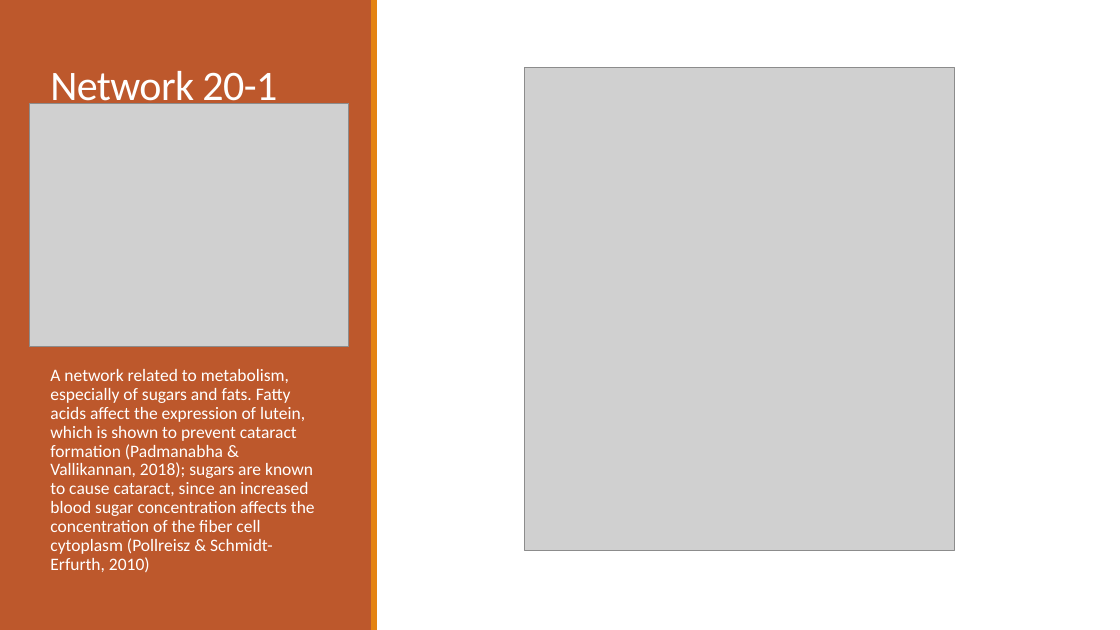
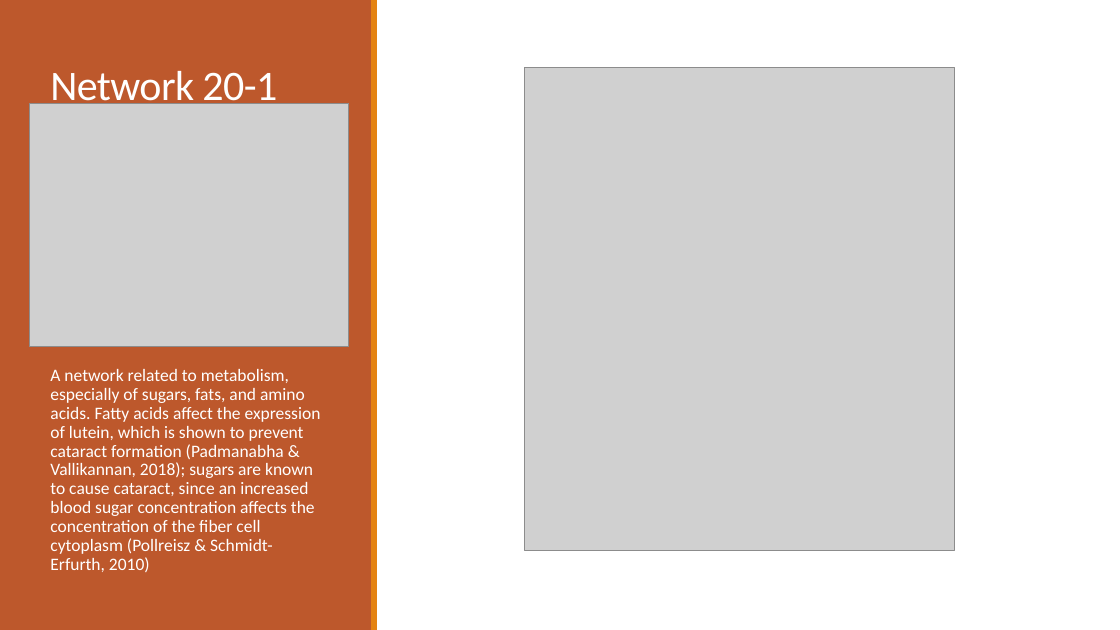
Before and after one commit to dyaom/REHS-2019, a slide deck: slide 16 of Cataract.pptx. Drawn at 1120x630 pixels with LibreOffice and Linux fonts; fonts in the diff are those of the drawing; grey boxes stand for pictures. Boxes give left, top, right and bottom in pixels: in the first picture for what was removed or moved away, otherwise in the second. Text is boxed around its words. In the diff, an @@ line names an element or a change of style, - is before the commit and + after.

```diff
--- a/Cataract.pptx
+++ b/Cataract.pptx
@@ text at [50, 369, 321, 572]: text changed @@
-A network related to metabolism, especially of sugars and fats. Fatty acids affect the expression of lutein, which is shown to prevent cataract formation (Padmanabha & Vallikannan, 2018); sugars are known to cause cataract, since an increased blood sugar concentration affects the concentration of the fiber cell cytoplasm (Pollreisz & Schmidt-Erfurth, 2010)
+A network related to metabolism, especially of sugars, fats, and amino acids. Fatty acids affect the expression of lutein, which is shown to prevent cataract formation (Padmanabha & Vallikannan, 2018); sugars are known to cause cataract, since an increased blood sugar concentration affects the concentration of the fiber cell cytoplasm (Pollreisz & Schmidt-Erfurth, 2010)
```
Also in this commit, not shown: 6 other slides changed, 3 slides added, 1 slide removed, 2 other files.
